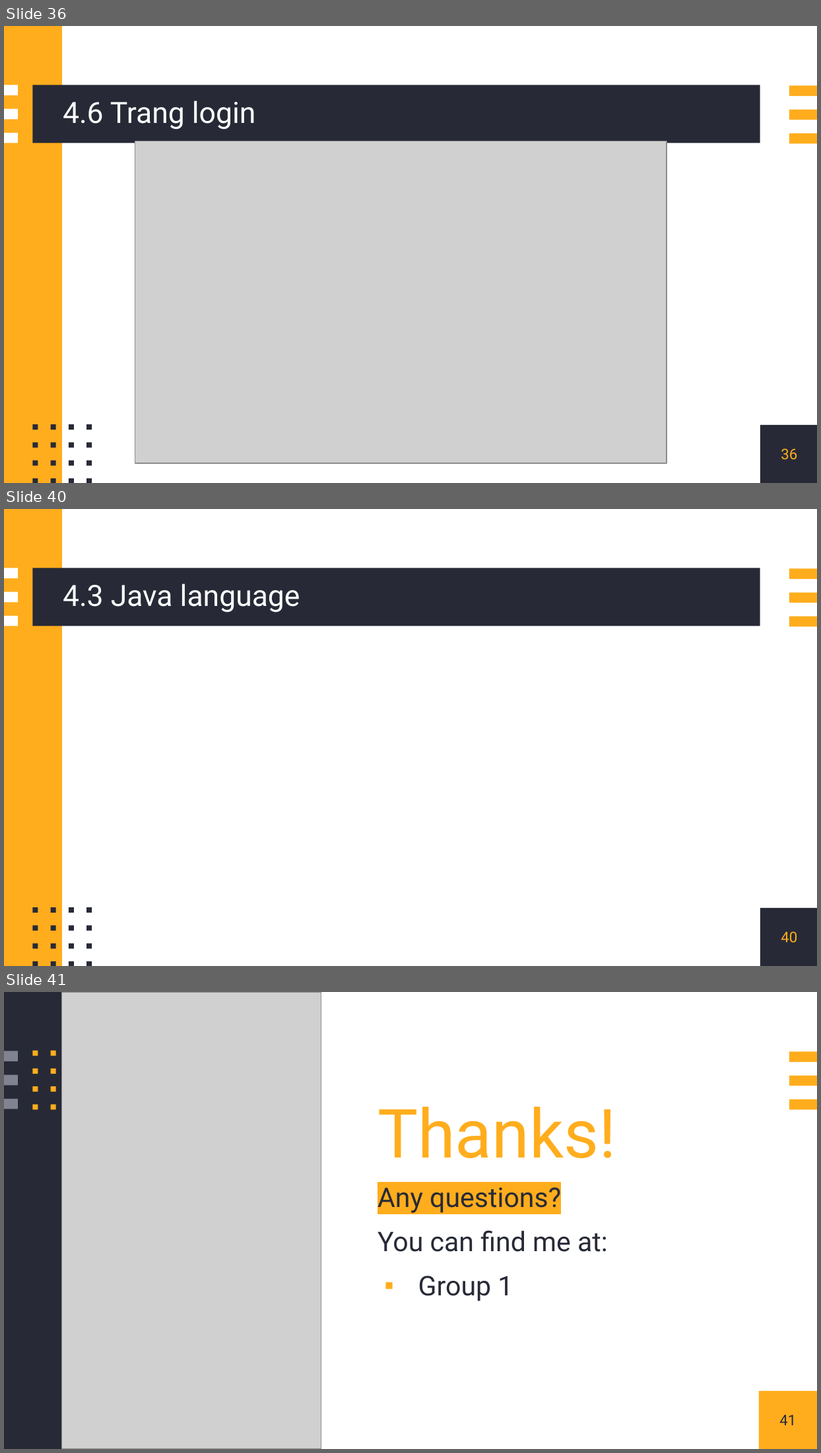
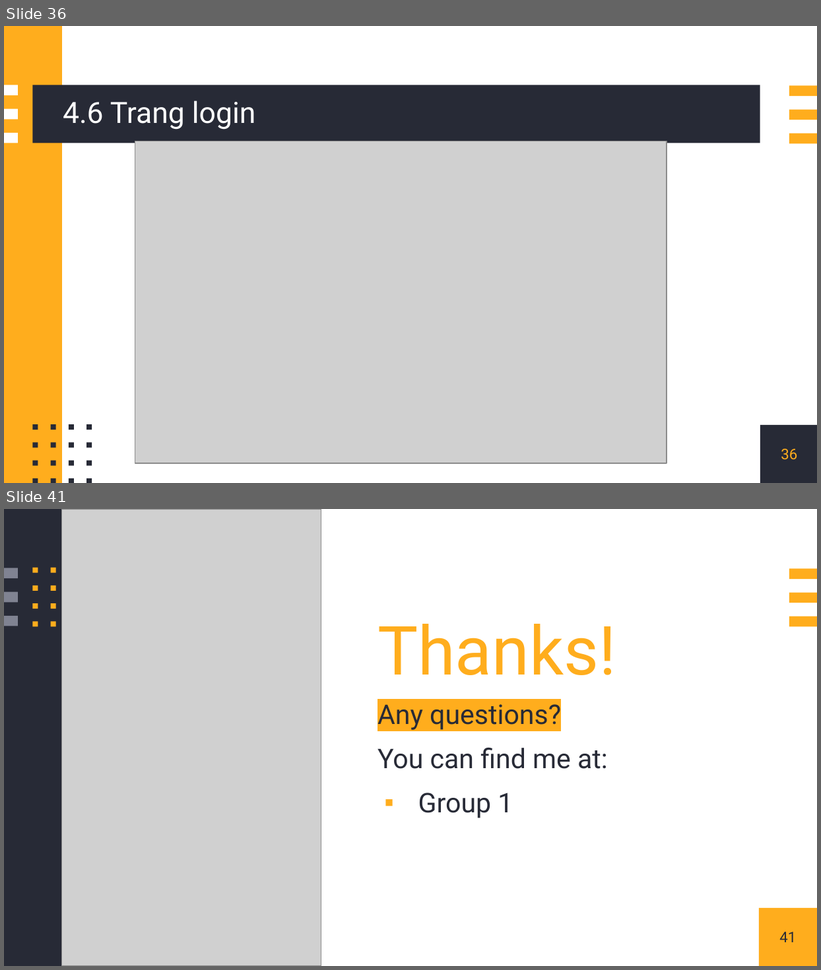
Before and after one commit to doitino/DoAn_CNPM_QuanLyGiangVien, a slide deck: nhom1.pptx. Shown one above the other, each under a label of ours: slides 36, 40 and 41 before the commit, slides 36 and 41 after it; the slides between them are not shown. The pictures are 821x1453 and 821x970 pixels, drawn with LibreOffice and Linux fonts; fonts in the diff are those of the drawing; grey boxes stand for pictures. Boxes give left, top, right and bottom in pixels: in the first picture for what was removed or moved away, otherwise in the second. Text is boxed around its words. In the diff, an @@ line names an element or a change of style, - is before the commit and + after.

```diff
--- a/nhom1.pptx
+++ b/nhom1.pptx
@@ slide 40 removed at bbox=[4, 509, 817, 966], background #FFFFFF; not listed: 25 template elements that a slide beside it also shows @@
@@ title removed at bbox=[63, 584, 300, 613] @@
-4.3 Java language
@@ page number removed at bbox=[781, 932, 797, 943] @@
-40
```
Also in this commit, not shown: 3 slides changed, 1 slide added, 1 other slide removed.
